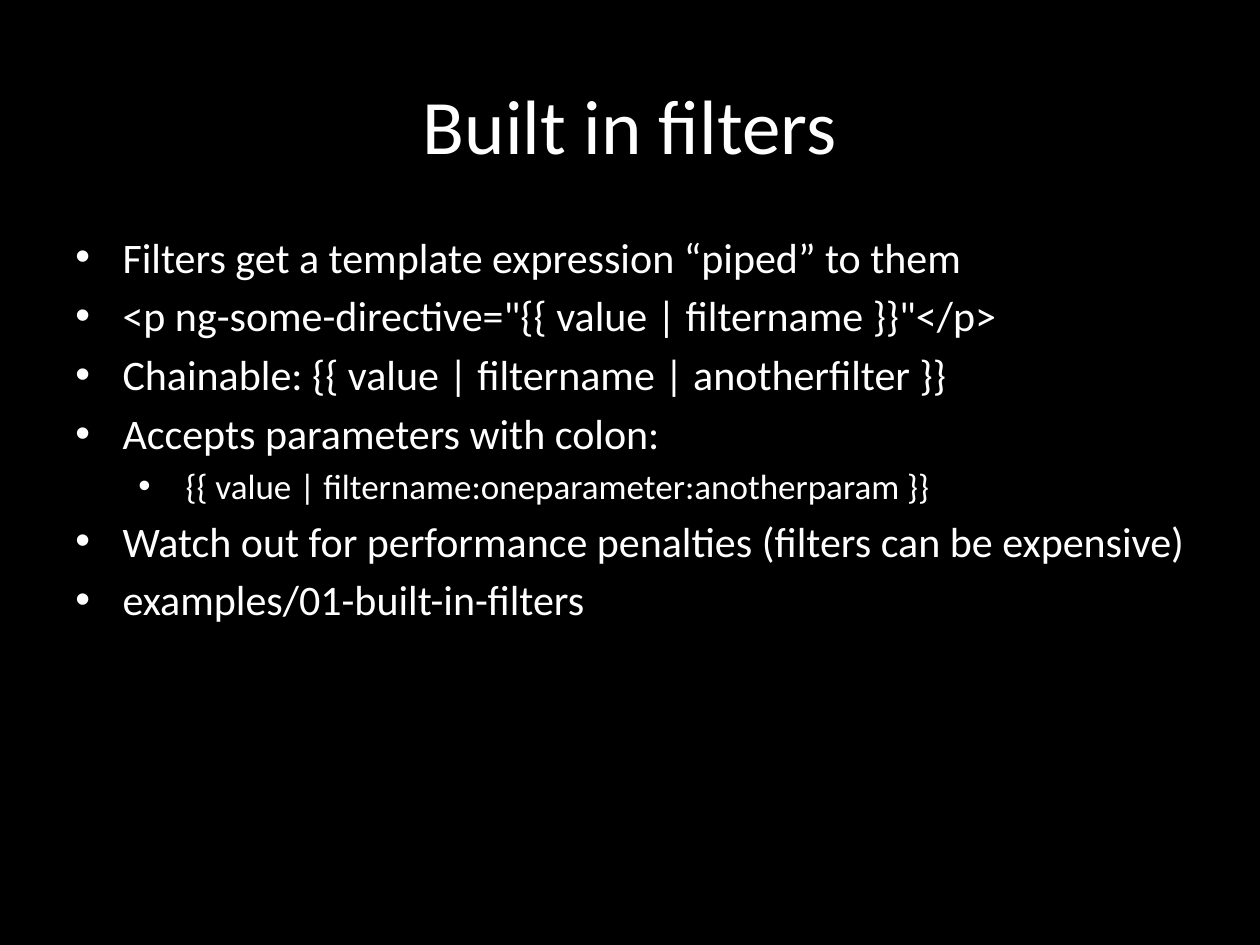
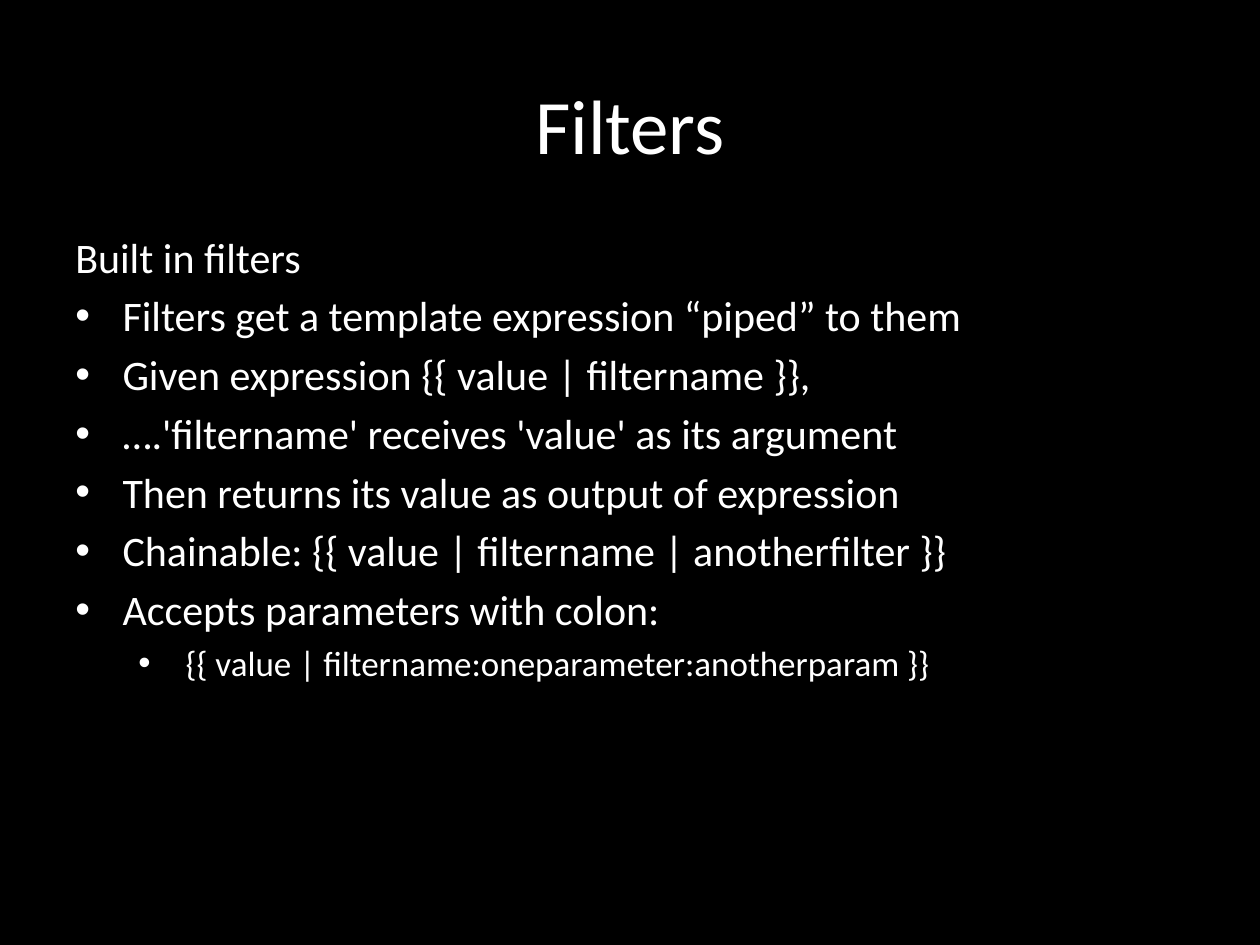
Before and after one commit to eliasjames/training-angular, a slide deck: slide 3 of slides/Angular Slides Day 3.pptx (slide 11 before the commit). Drawn at 1260x945 pixels with LibreOffice and Linux fonts; fonts in the diff are those of the drawing. Boxes give left, top, right and bottom in pixels: in the first picture for what was removed or moved away, otherwise in the second. Text is boxed around its words. In the diff, an @@ line names an element or a change of style, - is before the commit and + after.

```diff
--- a/slides/Angular Slides Day 3.pptx
+++ b/slides/Angular Slides Day 3.pptx
@@ title at bbox=[535, 100, 725, 155]: text changed @@
-Built in filters
+Filters
@@ subtitle at bbox=[75, 243, 301, 274]: paragraph added @@
+Built in filters
@@ subtitle at bbox=[123, 360, 899, 515]: text changed @@
-• <p ng-some-directive="{{ value | filtername }}"</p>
+• Given expression {{ value | filtername }},
+• ….'filtername' receives 'value' as its argument
+• Then returns its value as output of expression
@@ subtitle at bbox=[123, 526, 1184, 622]: paragraphs removed @@
-• Watch out for performance penalties (filters can be expensive)
-• examples/01-built-in-filters
```
Also in this commit, not shown: 2 other slides changed, 4 slides added, 18 slides removed, 1 other file.
